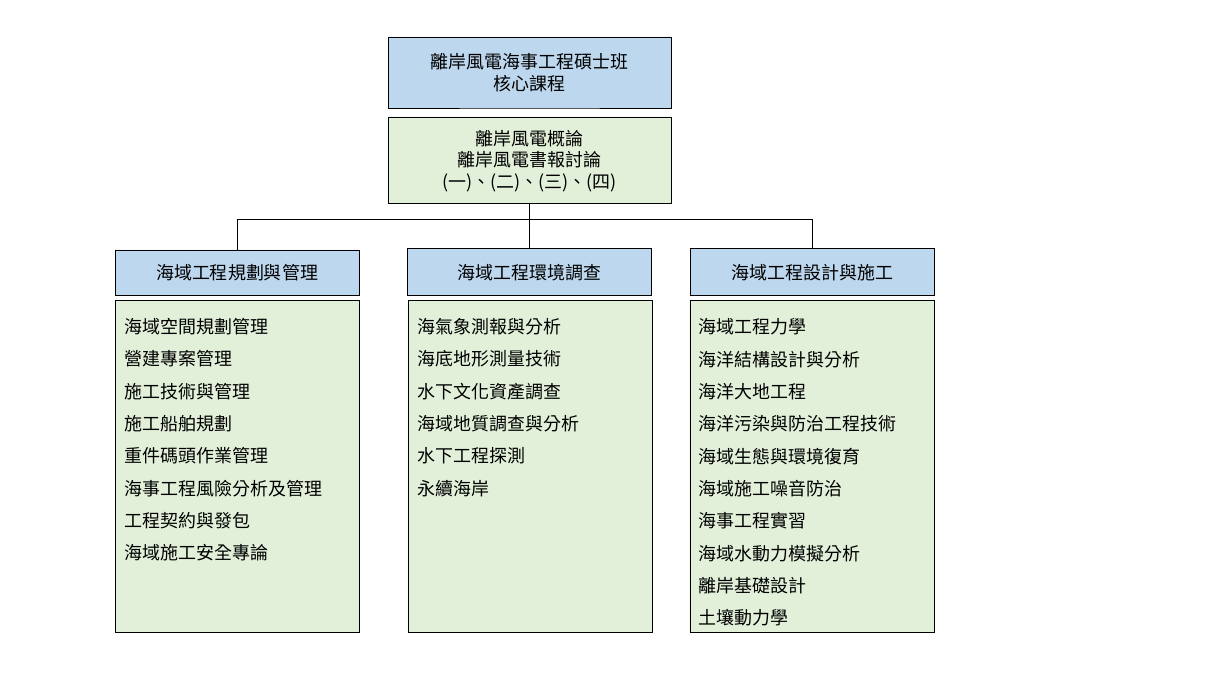
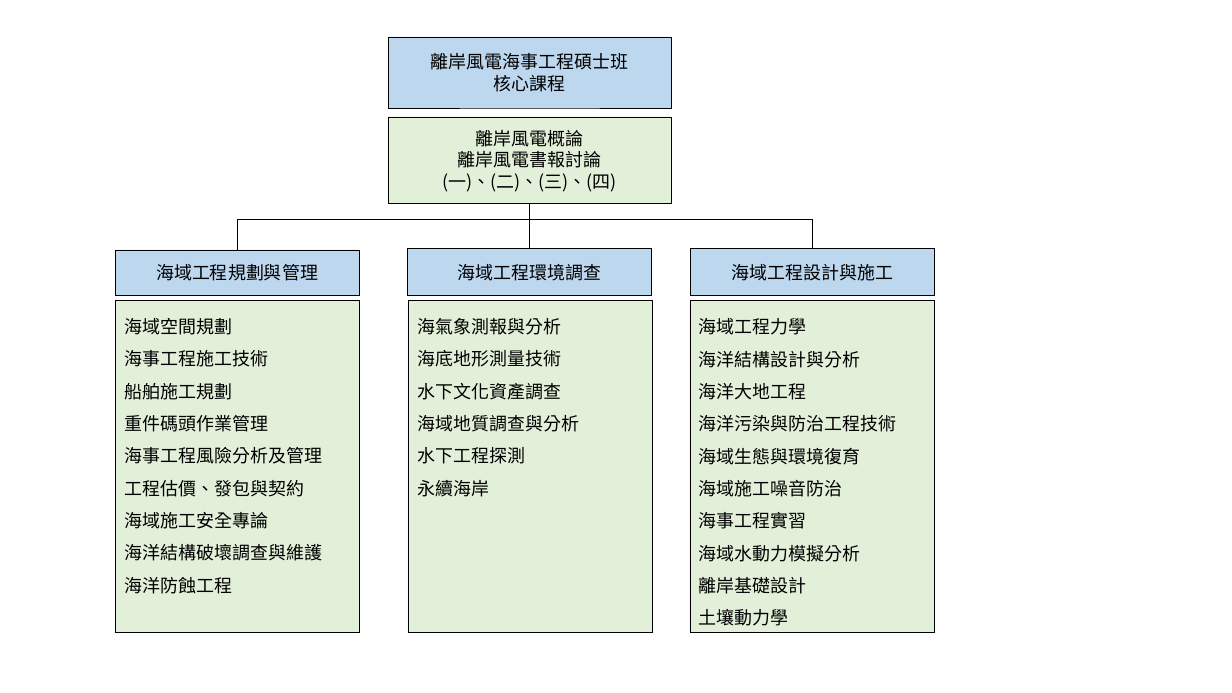
Before and after one commit to nsysumaev/maevoffshorewindpower, a slide deck: slide 2 of 簡報1.pptx. Drawn at 1232x693 pixels with LibreOffice and Linux fonts; fonts in the diff are those of the drawing. Boxes give left, top, right and bottom in pixels: in the first picture for what was removed or moved away, otherwise in the second. Text is boxed around its words. In the diff, an @@ line names an element or a change of style, - is before the commit and + after.

```diff
--- a/簡報1.pptx
+++ b/簡報1.pptx
@@ text in rectangle at box(124, 318, 268, 400): text changed @@
-海域空間規劃管理
-營建專案管理
-施工技術與管理
-施工船舶規劃
+海域空間規劃
+海事工程施工技術
+船舶施工規劃
@@ text in rectangle at box(124, 480, 304, 497): text changed @@
-工程契約與發包
+工程估價、發包與契約
@@ text in rectangle at box(124, 544, 322, 594): paragraphs added @@
+海洋結構破壞調查與維護
+海洋防蝕工程
```
Also in this commit, not shown: 1 other file.
